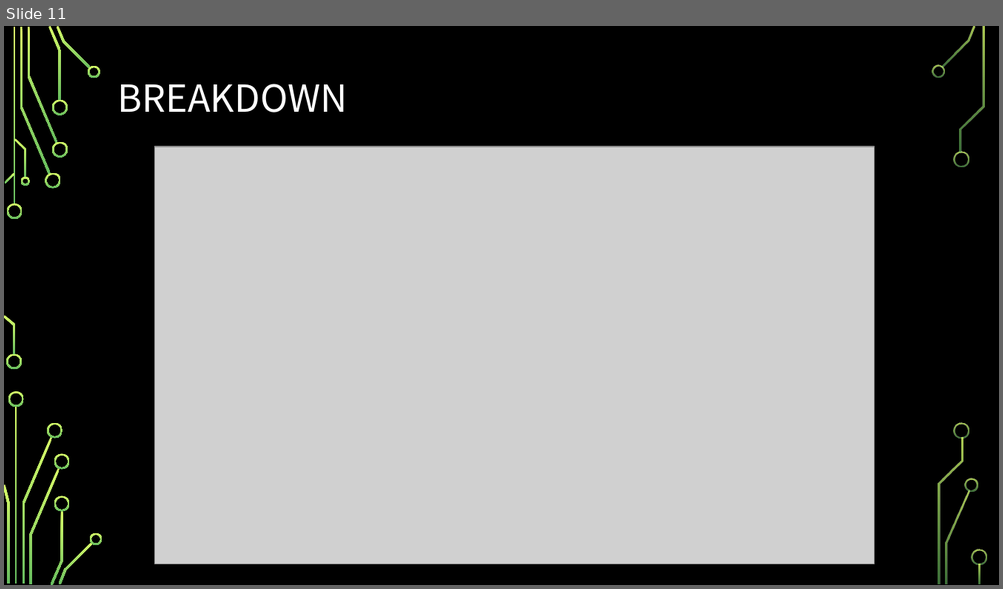
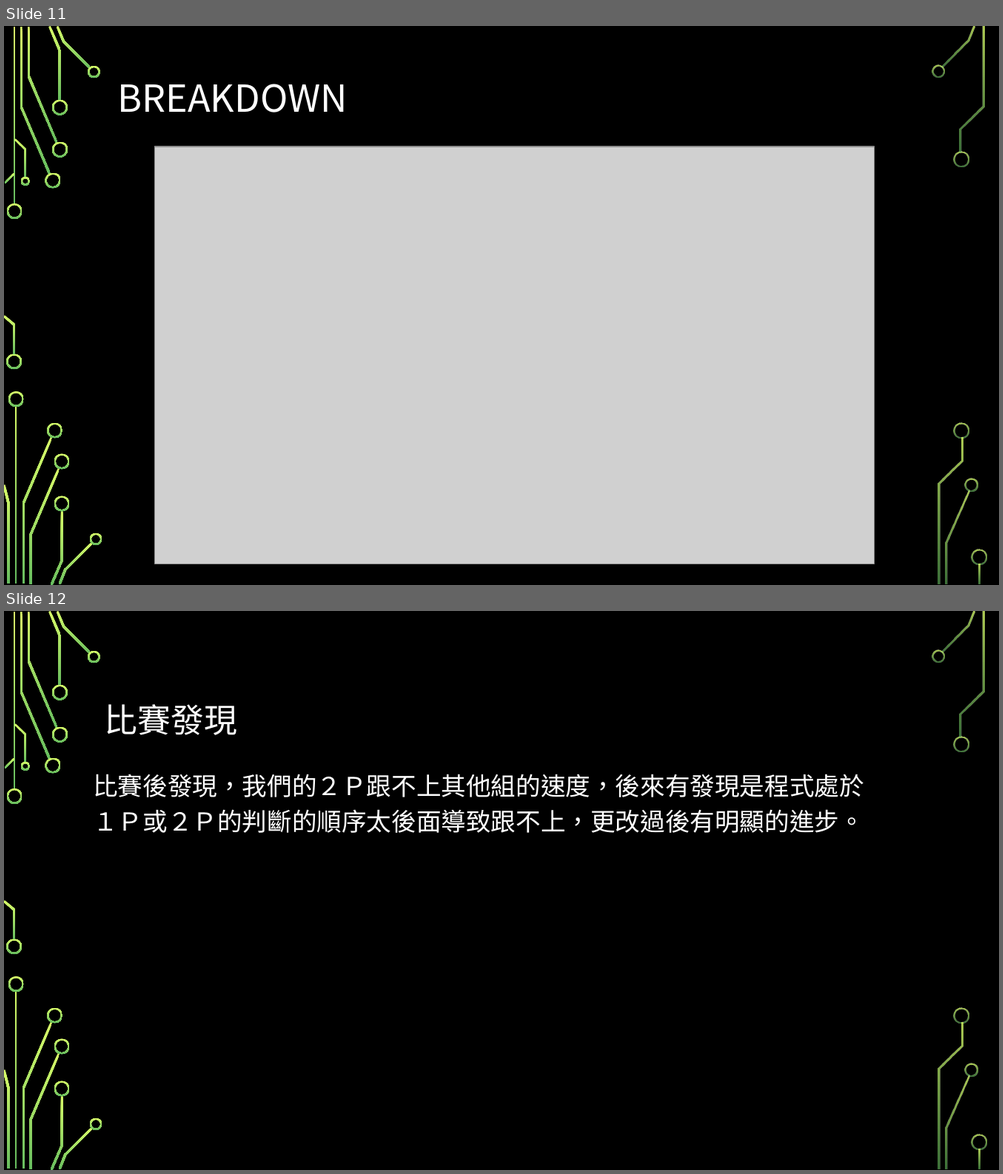
Before and after one commit to Huang-Po-Wei/Machine-learning, a slide deck: 機器學習.pptx. Shown one above the other, each under a label of ours: slide 11 before the commit, slides 11 and 12 after it. The pictures are 1003x589 and 1003x1174 pixels, drawn with LibreOffice and Linux fonts; fonts in the diff are those of the drawing; grey boxes stand for pictures; background and template pictures are left out. Boxes give left, top, right and bottom in pixels: in the first picture for what was removed or moved away, otherwise in the second. Text is boxed around its words. In the diff, an @@ line names an element or a change of style, - is before the commit and + after.

```diff
--- a/機器學習.pptx
+++ b/機器學習.pptx
@@ slide 12 added at box(4, 611, 999, 1170), background picture (left out); not listed: 36 template elements that a slide beside it also shows @@
@@ title added at box(105, 704, 237, 735), 32 pt, text #FFFFFF @@
+比賽發現
@@ text added at box(93, 774, 864, 833), 24 pt, text #FFFFFF @@
+比賽後發現，我們的２Ｐ跟不上其他組的速度，後來有發現是程式處於１Ｐ或２Ｐ的判斷的順序太後面導致跟不上，更改過後有明顯的進步。
```
